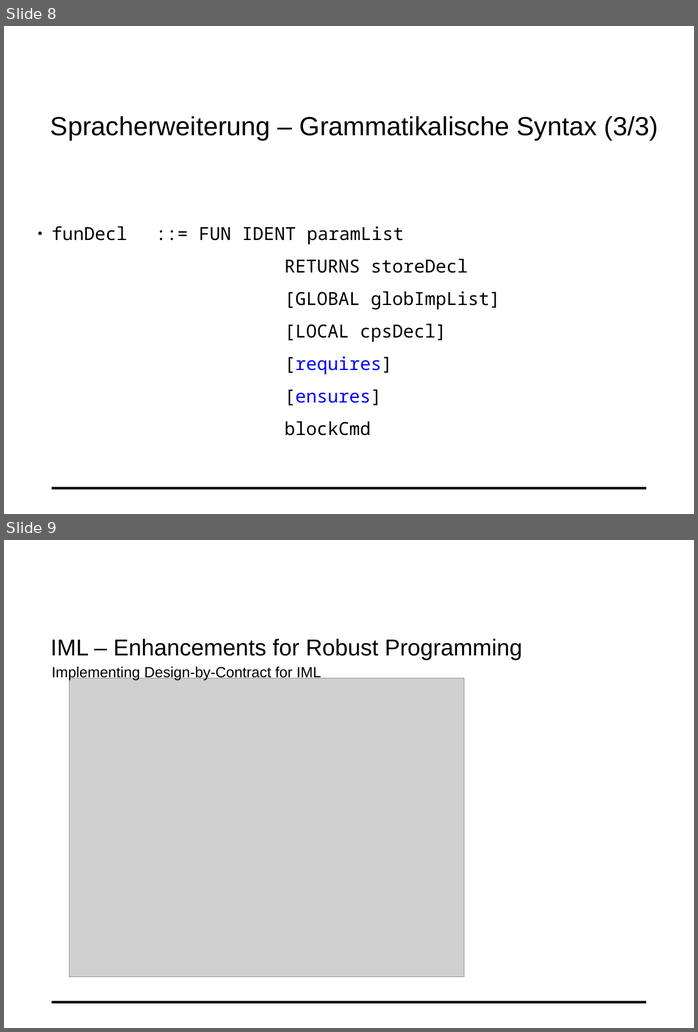
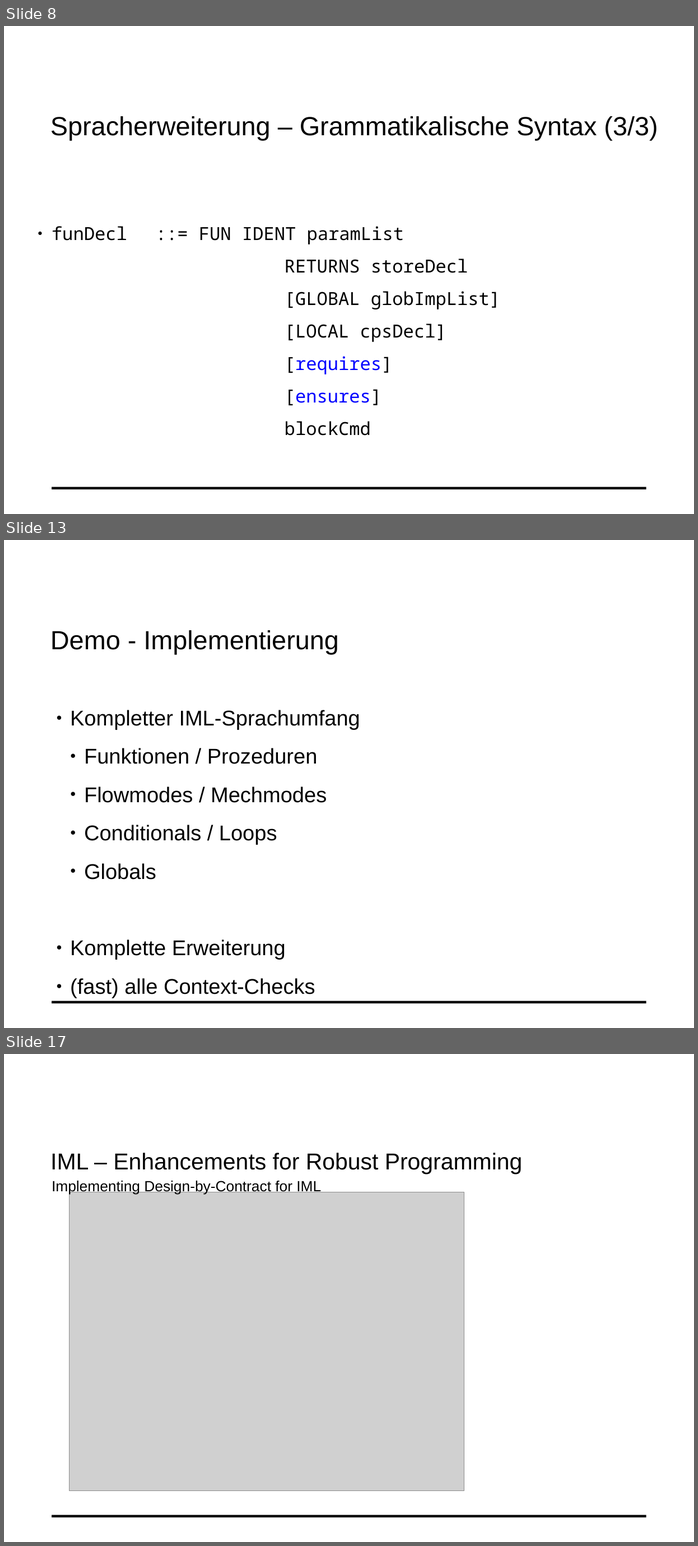
Before and after one commit to fluescher/iml-compiler, a slide deck: IML-Conditions.odp. Shown one above the other, each under a label of ours: slides 8 and 9 before the commit, slides 8, 13 and 17 after it; the slides between them are not shown. The pictures are 698x1032 and 698x1546 pixels, drawn with LibreOffice and Linux fonts; fonts in the diff are those of the drawing; grey boxes stand for pictures; background and template pictures are left out. Boxes give left, top, right and bottom in pixels: in the first picture for what was removed or moved away, otherwise in the second. Text is boxed around its words. In the diff, an @@ line names an element or a change of style, - is before the commit and + after.

```diff
--- a/IML-Conditions.odp
+++ b/IML-Conditions.odp
@@ slide 13 added at (4, 540, 694, 1028), background #FFFFFF; not listed: 1 template element that a slide beside it also shows @@
@@ text added at (50, 630, 339, 655), 32 pt, text #000000 @@
+Demo - Implementierung
@@ text added at (70, 710, 360, 998), 26 pt, text #000000 @@
+● Kompletter IML-Sprachumfang
+  ● Funktionen / Prozeduren
+  ● Flowmodes / Mechmodes
+  ● Conditionals / Loops
+  ● Globals
+● Komplette Erweiterung
+● (fast) alle Context-Checks
@@ what was slide 9 is now slide 17 @@
```
Also in this commit, not shown: 3 slides changed, 7 other slides added, 1 other file.
